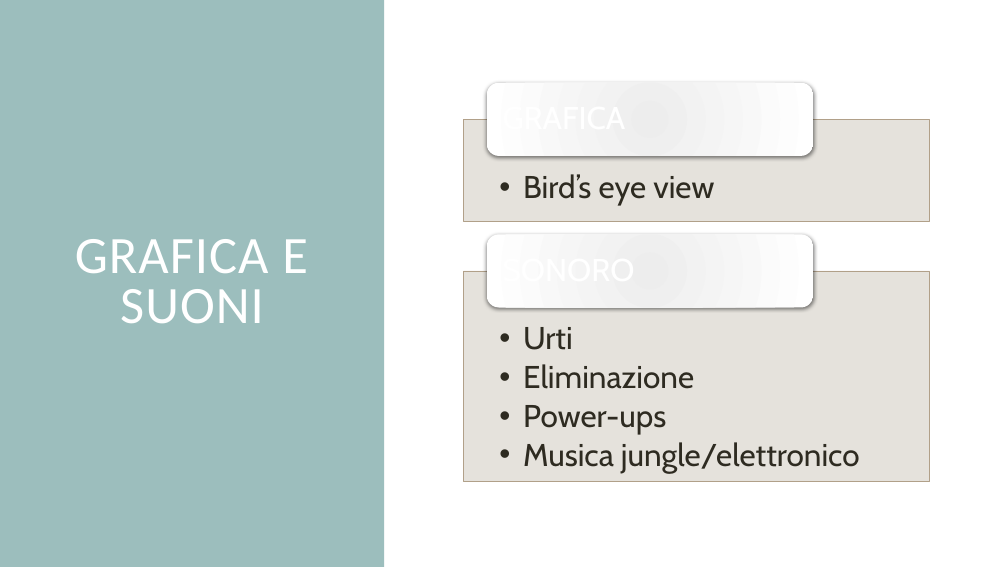
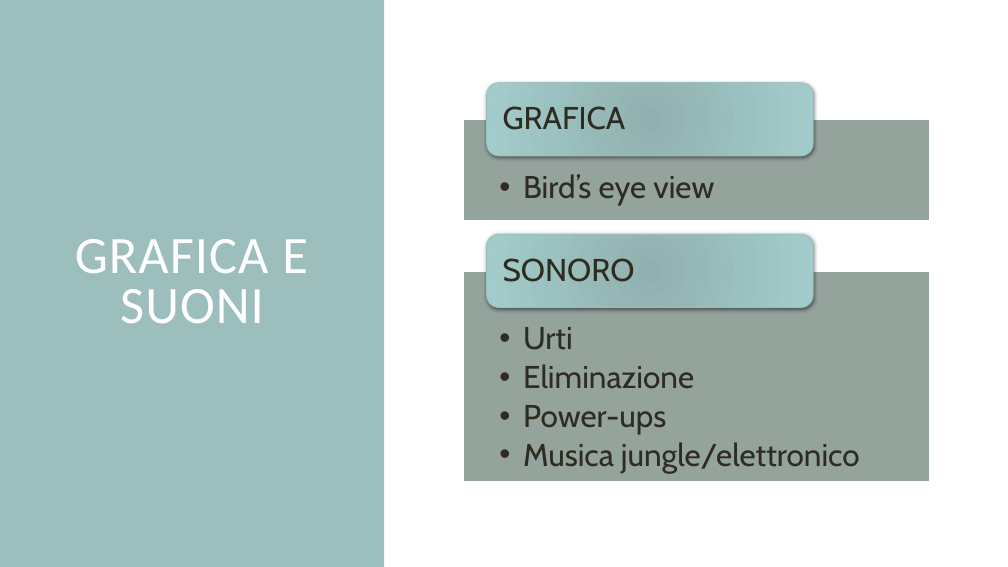
Before and after one commit to mirkoalicastro/outta-my-circle, a slide deck: slide 8 of Pitch/PITCH.pptx. Drawn at 1008x567 pixels with LibreOffice and Linux fonts; fonts in the diff are those of the drawing. Boxes give left, top, right and bottom in pixels: in the first picture for what was removed or moved away, otherwise in the second. Text is boxed around its words. In the diff, an @@ line names an element or a change of style, - is before the commit and + after.

Commit message:
Changed body text color to black

```diff
--- a/Pitch/PITCH.pptx
+++ b/Pitch/PITCH.pptx
@@ rounded rectangle at (x1=487, y1=82, x2=814, y2=156): fill gradient #EEEEEE to #FFFFFF to gradient #91B1B0 to #A2CDCC; outline none to #9CBEBD 0.75 pt @@
@@ rectangle at (x1=464, y1=119, x2=930, y2=221): fill #E4DFDA at 90% opacity to #95A39D; outline #B1A089 0.75 pt to #FFFFFF 1.5 pt @@
@@ text added at (x1=503, y1=106, x2=626, y2=130), 30 pt, text #2E2B21 @@
+GRAFICA
@@ rounded rectangle at (x1=487, y1=234, x2=814, y2=308): fill gradient #EEEEEE to #FFFFFF to gradient #91B1B0 to #A2CDCC; outline none to #9CBEBD 0.75 pt @@
@@ text added at (x1=503, y1=258, x2=635, y2=282), 30 pt, text #2E2B21 @@
+SONORO
@@ rectangle at (x1=464, y1=271, x2=930, y2=482): fill #E4DFDA at 90% opacity to #95A39D; outline #B1A089 0.75 pt to #FFFFFF 1.5 pt @@
```
Also in this commit, not shown: 3 other slides changed.
